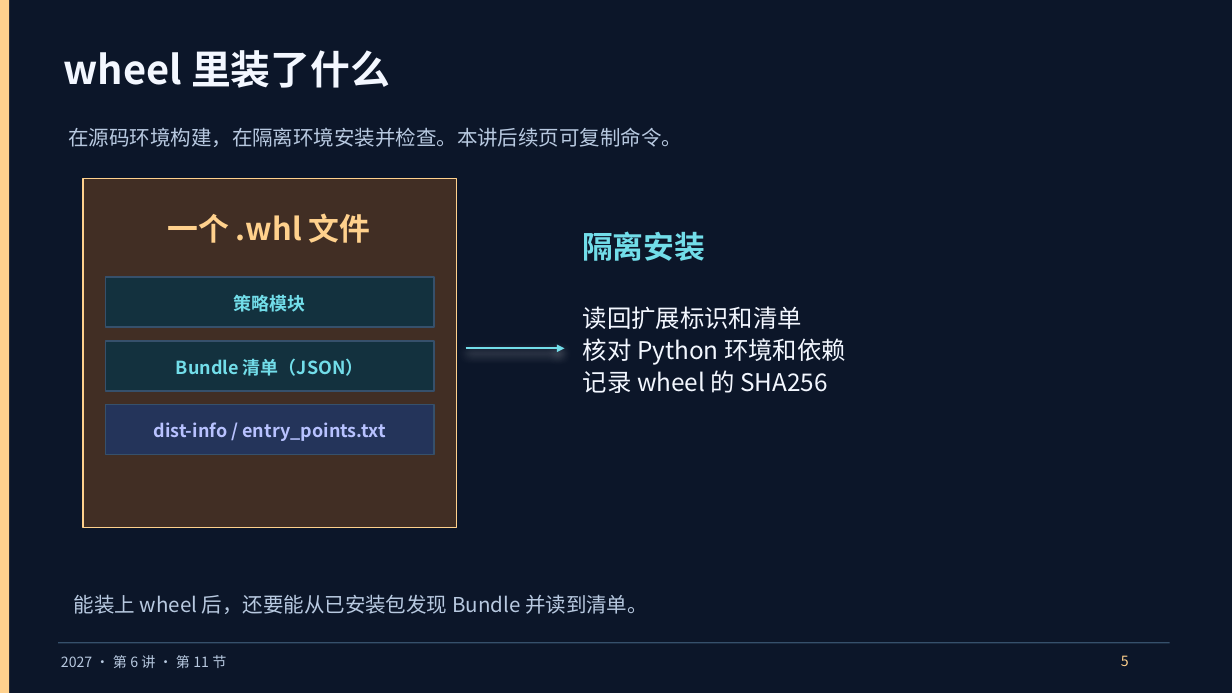
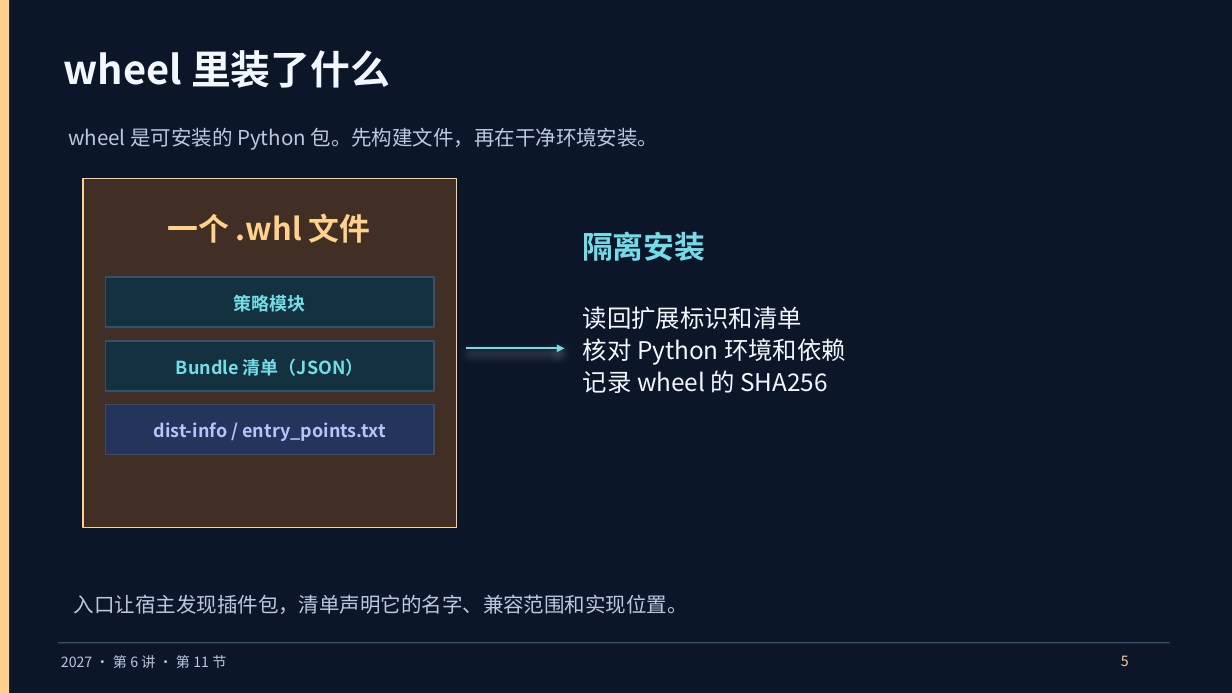
Before and after one commit to vLLM-HUST/intro-to-llm-inference-engines, a slide deck: slide 5 of build/slides/2027/lectures-8-pptx/第06讲_MOD打包与宿主联调.pptx. Drawn at 1232x693 pixels with LibreOffice and Linux fonts; fonts in the diff are those of the drawing. Boxes give left, top, right and bottom in pixels: in the first picture for what was removed or moved away, otherwise in the second. Text is boxed around its words. In the diff, an @@ line names an element or a change of style, - is before the commit and + after.

```diff
--- a/build/slides/2027/lectures-8-pptx/第06讲_MOD打包与宿主联调.pptx
+++ b/build/slides/2027/lectures-8-pptx/第06讲_MOD打包与宿主联调.pptx
@@ text at <box>68,127,659,150</box>: text changed @@
-在源码环境构建，在隔离环境安装并检查。本讲后续页可复制命令。
+wheel 是可安装的 Python 包。先构建文件，再在干净环境安装。
@@ text at <box>74,594,688,614</box>: text changed @@
-能装上 wheel 后，还要能从已安装包发现 Bundle 并读到清单。
+入口让宿主发现插件包，清单声明它的名字、兼容范围和实现位置。
```
Also in this commit, not shown: 5 other slides changed, 1 slide added, 1 slide removed, 10 other files.
